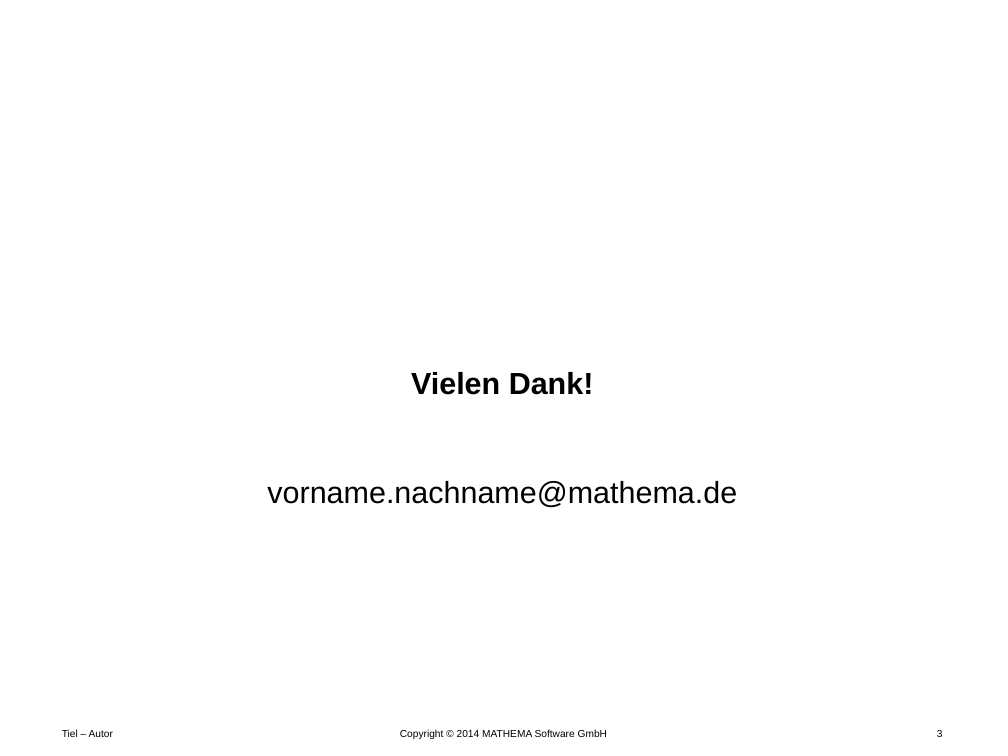
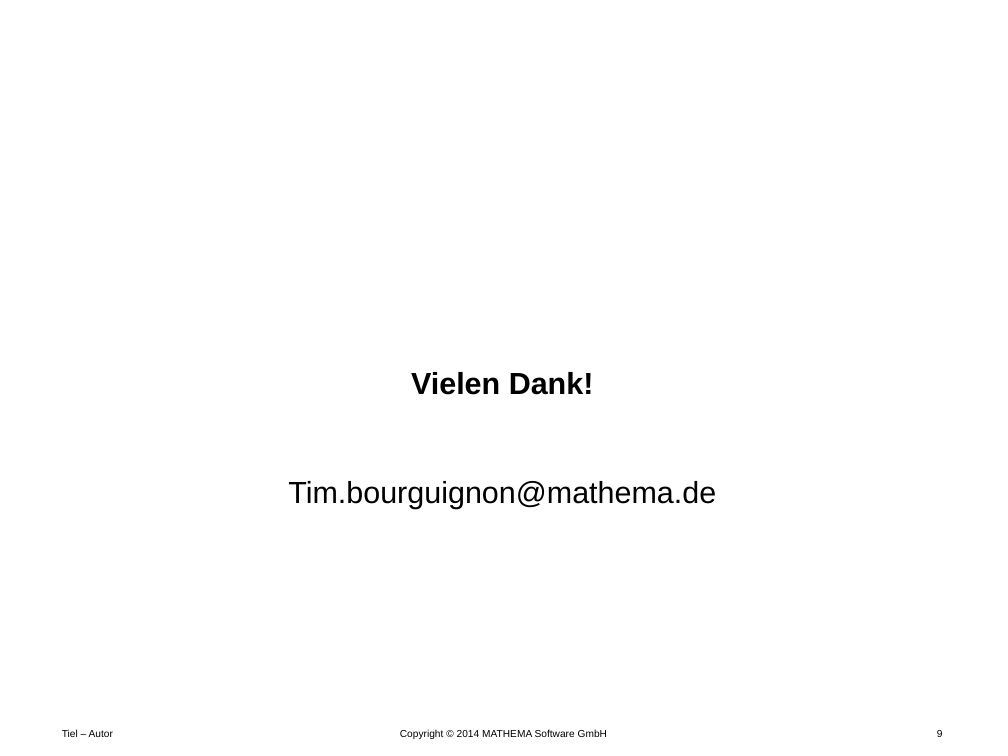
Before and after one commit to Timothep/Talk.LostInTranslation, a slide deck: slide 9 of LostInTranslation.pptx (slide 3 before the commit). Drawn at 1008x756 pixels with LibreOffice and Linux fonts; fonts in the diff are those of the drawing; background and template pictures are left out. Boxes give left, top, right and bottom in pixels: in the first picture for what was removed or moved away, otherwise in the second. Text is boxed around its words. In the diff, an @@ line names an element or a change of style, - is before the commit and + after.

```diff
--- a/LostInTranslation.pptx
+++ b/LostInTranslation.pptx
@@ text at (288,481,716,509): text changed @@
-vorname.nachname@mathema.de
+Tim.bourguignon@mathema.de
@@ page number at (937,730,943,737): text changed @@
-3
+9
```
Also in this commit, not shown: 7 slides added, 1 slide removed.
